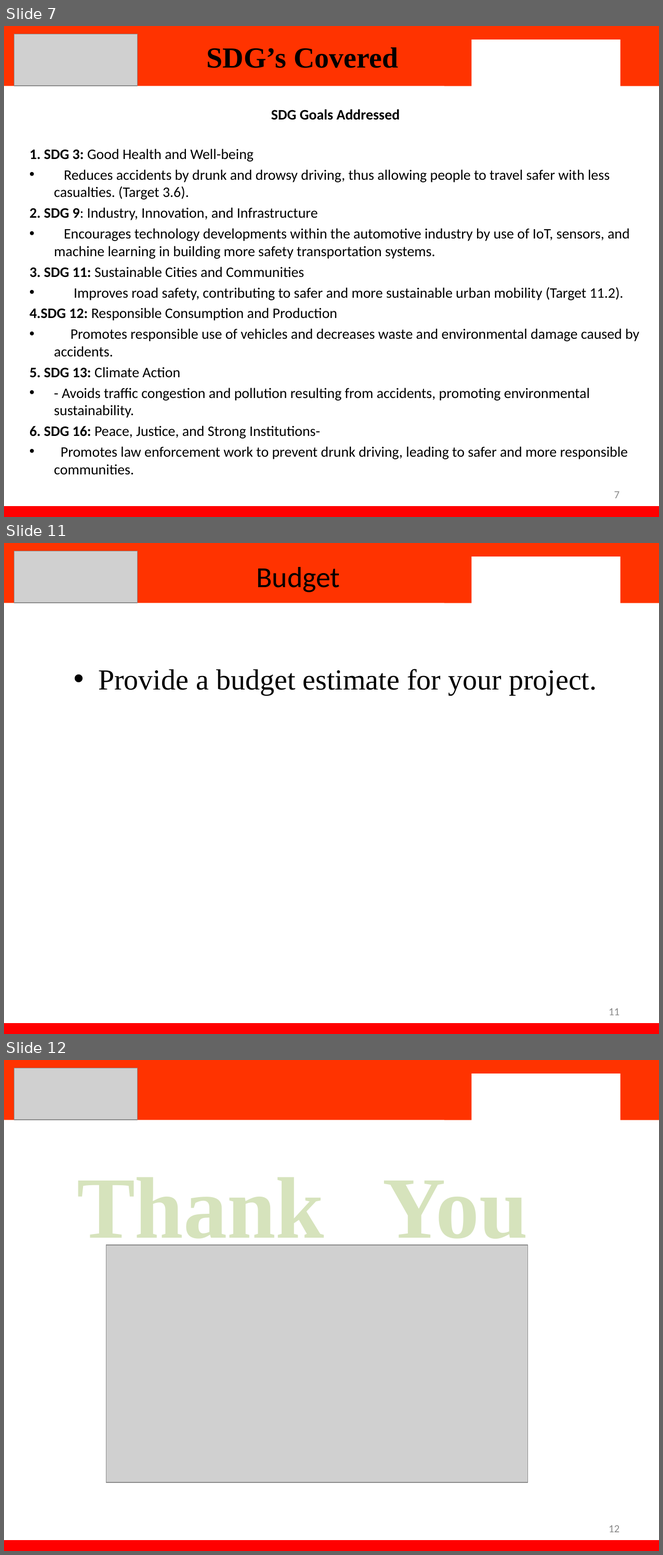
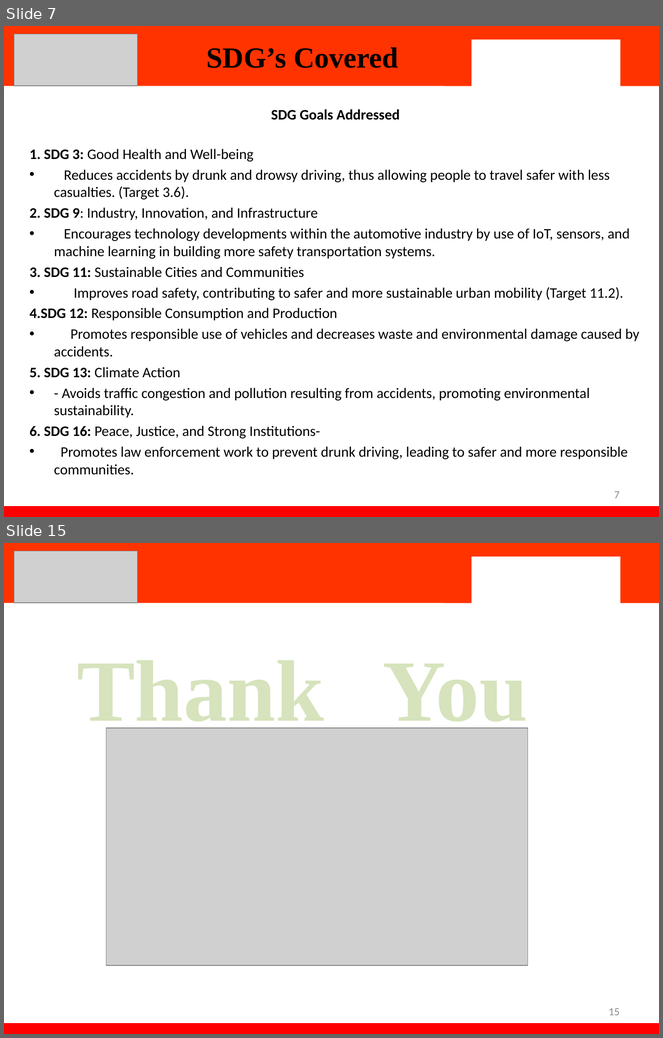
Before and after one commit to tanish699/Alcohol-Based-Car-Iginition-IOT-Based-, a slide deck: PPT.pptx. Shown one above the other, each under a label of ours: slides 7, 11 and 12 before the commit, slides 7 and 15 after it; the slides between them are not shown. The pictures are 663x1555 and 663x1038 pixels, drawn with LibreOffice and Linux fonts; fonts in the diff are those of the drawing; grey boxes stand for pictures; background and template pictures are left out. Boxes give left, top, right and bottom in pixels: in the first picture for what was removed or moved away, otherwise in the second. Text is boxed around its words. In the diff, an @@ line names an element or a change of style, - is before the commit and + after.

```diff
--- a/PPT.pptx
+++ b/PPT.pptx
@@ slide 11 removed at [4,543,659,1034], background #FFFFFF; not listed: 4 template elements that a slide beside it also shows @@
@@ picture removed at [14,551,137,603] @@
@@ title removed at [256,567,340,592] @@
-Budget
@@ text removed at [98,669,597,695] @@
-• Provide a budget estimate for your project.
@@ page number removed at [609,1008,620,1016] @@
-11
@@ what was slide 12 is now slide 15 @@
@@ page number at [609,1008,620,1016]: text changed @@
-12
+15
```
Also in this commit, not shown: 3 slides changed, 4 slides added.
